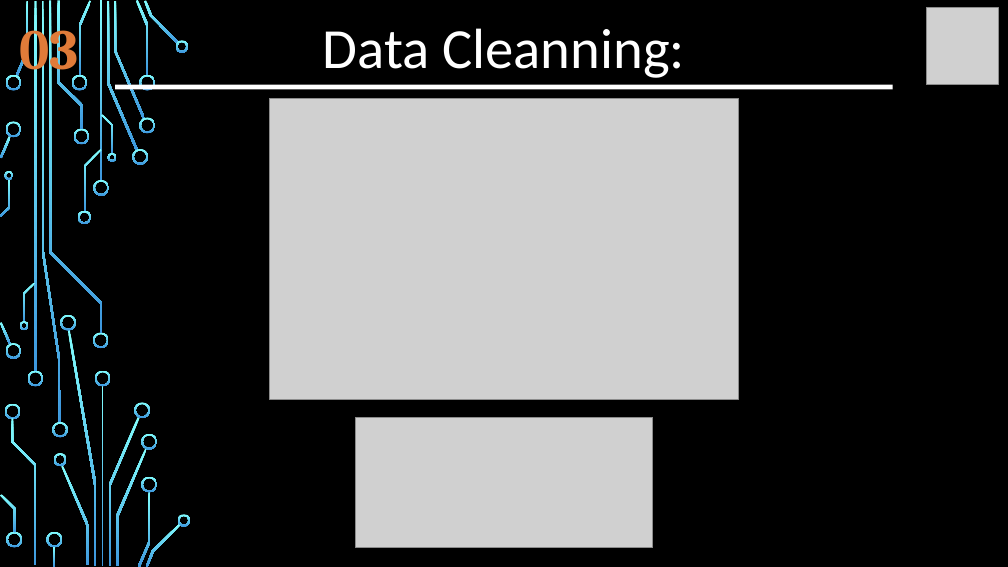
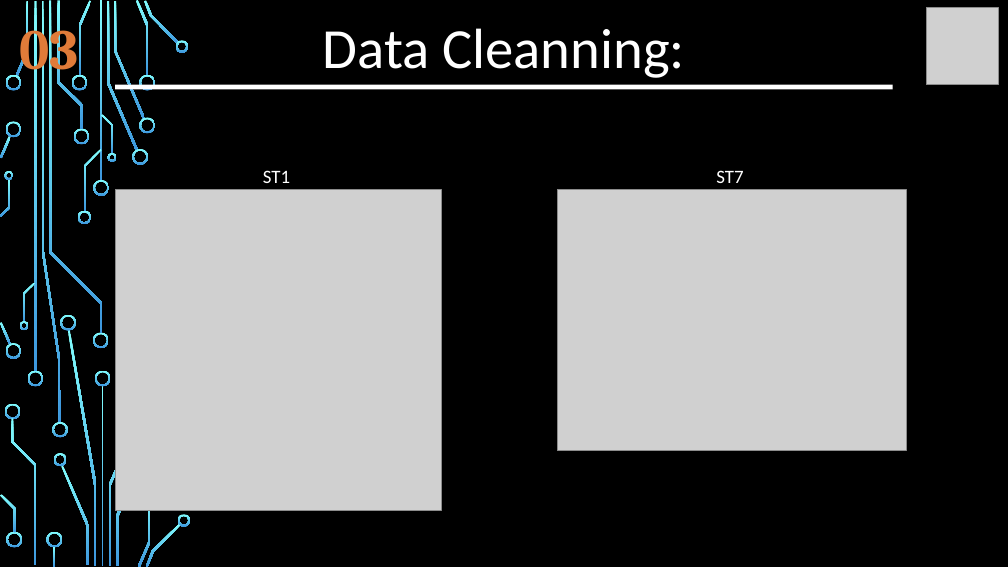
Before and after one commit to auli13/project-ds-end-to-end-v2, a slide deck: slide 6 of FPM.pptx (slide 5 before the commit). Drawn at 1008x567 pixels with LibreOffice and Linux fonts; fonts in the diff are those of the drawing; grey boxes stand for pictures; background and template pictures are left out. Boxes give left, top, right and bottom in pixels: in the first picture for what was removed or moved away, otherwise in the second. Text is boxed around its words. In the diff, an @@ line names an element or a change of style, - is before the commit and + after.

```diff
--- a/FPM.pptx
+++ b/FPM.pptx
@@ picture removed at (269,98,739,399) @@
@@ text added at (263,170,290,183), 18 pt, text #FFFFFF @@
+ST1
@@ text added at (716,170,743,183), 18 pt, text #FFFFFF @@
+ST7
@@ picture added at (115,190,441,511) @@
@@ picture added at (557,190,906,451) @@
@@ freeform shape removed at (135,402,150,418) @@
@@ picture removed at (355,417,653,548) @@
@@ freeform shape removed at (141,434,157,450) @@
@@ freeform shape removed at (141,476,157,492) @@
```
Also in this commit, not shown: 8 other slides changed, 3 slides added, 2 slides removed, 3 other files.
